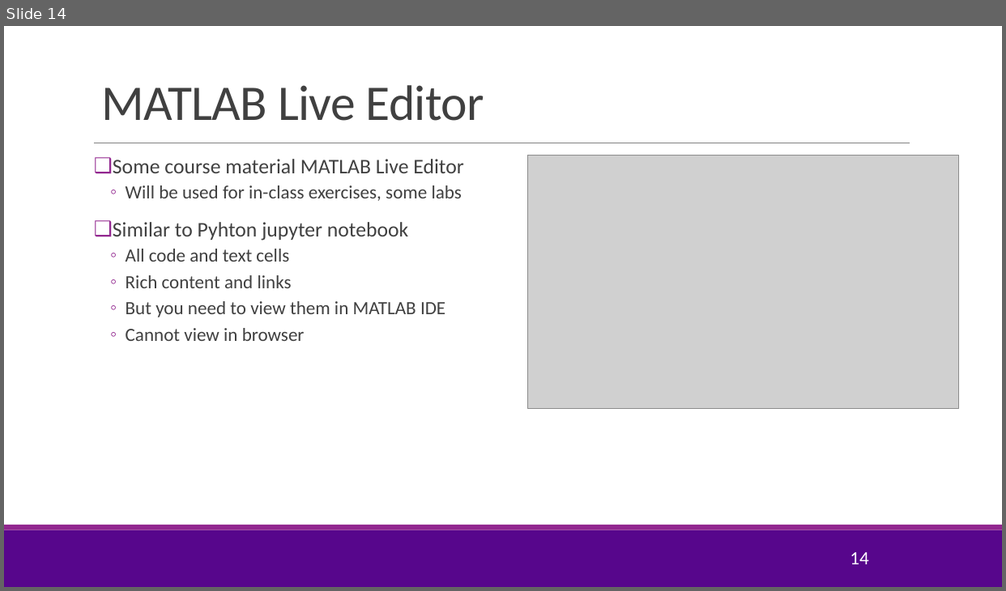
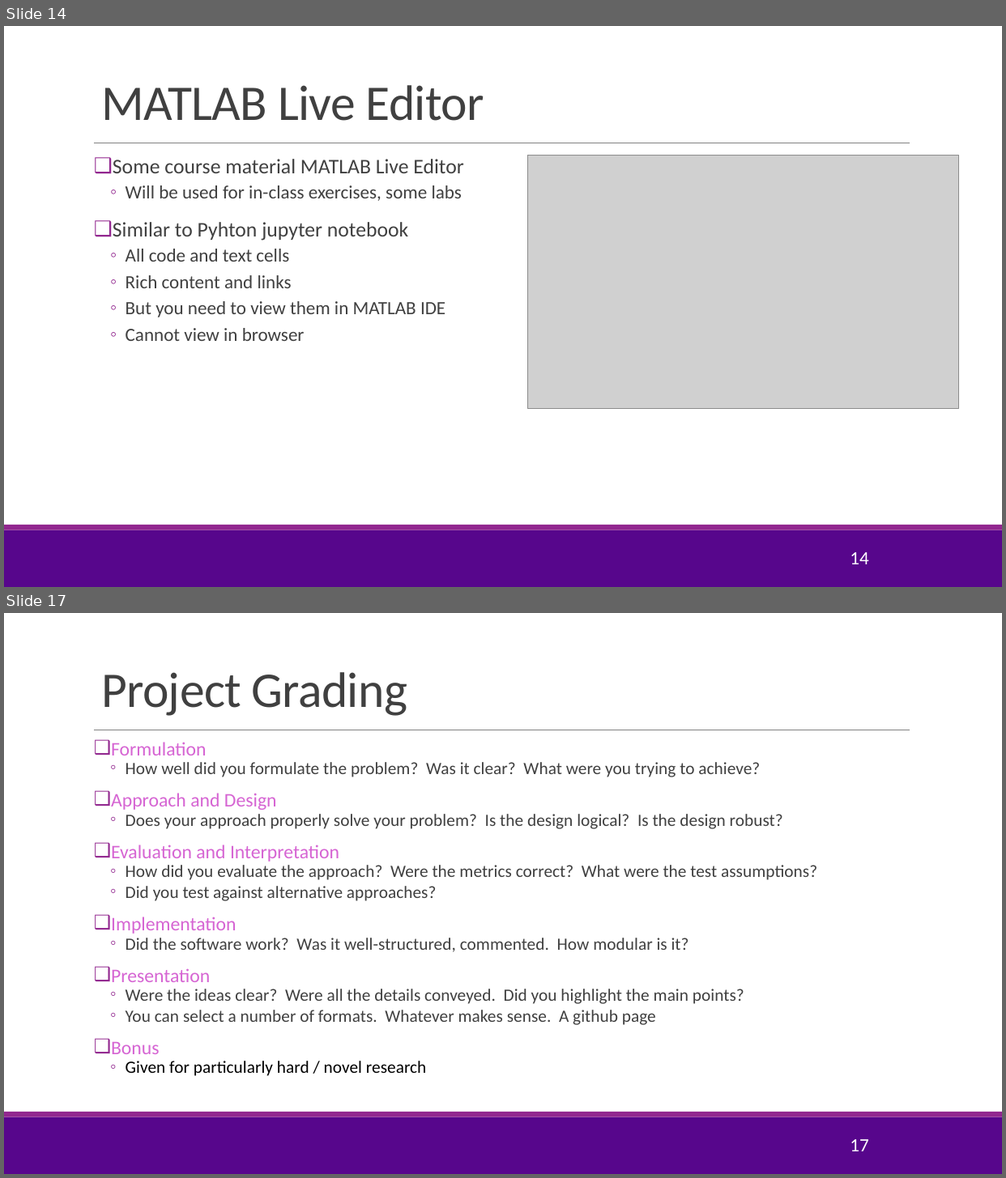
Before and after one commit to sdrangan/wirelesscomm, a slide deck: lectures/CourseAdmin.pptx. Shown one above the other, each under a label of ours: slide 14 before the commit, slides 14 and 17 after it; the slides between them are not shown. The pictures are 1006x591 and 1006x1178 pixels, drawn with LibreOffice and Linux fonts; fonts in the diff are those of the drawing; grey boxes stand for pictures; background and template pictures are left out. Boxes give left, top, right and bottom in pixels: in the first picture for what was removed or moved away, otherwise in the second. Text is boxed around its words. In the diff, an @@ line names an element or a change of style, - is before the commit and + after.

```diff
--- a/lectures/CourseAdmin.pptx
+++ b/lectures/CourseAdmin.pptx
@@ slide 17 added at [4,613,1002,1174], background #FFFFFF; not listed: 3 template elements that a slide beside it also shows @@
@@ title added at [101,672,407,716], 48 pt, text #404040 @@
+Project Grading
@@ text added at [111,742,817,1076], 16.6 pt, text #404040 @@
+❑ Formulation
+  ◦ How well did you formulate the problem? Was it clear? What were you trying to achieve?
+❑ Approach and Design
+  ◦ Does your approach properly solve your problem? Is the design logical? Is the design robust?
+❑ Evaluation and Interpretation
+  ◦ How did you evaluate the approach? Were the metrics correct? What were the test assumptions?
+  ◦ Did you test against alternative approaches?
+❑ Implementation
+  ◦ Did the software work? Was it well-structured, commented. How modular is it?
+❑ Presentation
+  ◦ Were the ideas clear? Were all the details conveyed. Did you highlight the main points?
+  ◦ You can select a number of formats. Whatever makes sense. A github page
+❑ Bonus
+  ◦ Given for particularly hard / novel research
@@ page number added at [850,1139,868,1152], 18 pt, text #FFFFFF @@
+17
```
Also in this commit, not shown: 2 slides changed, 2 other slides added, 1 other file.
